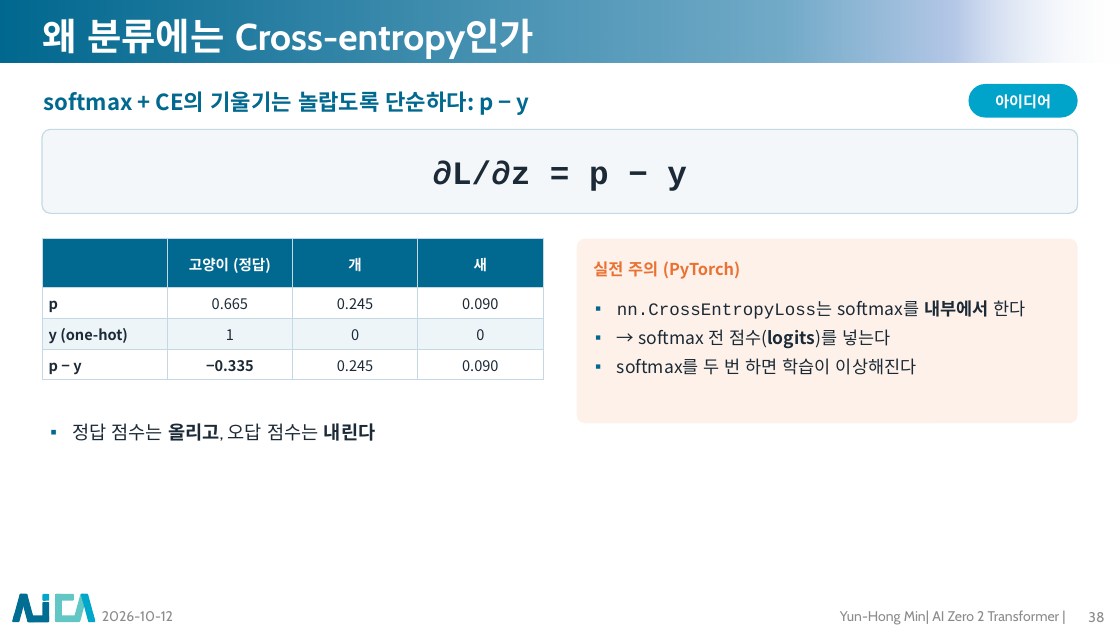
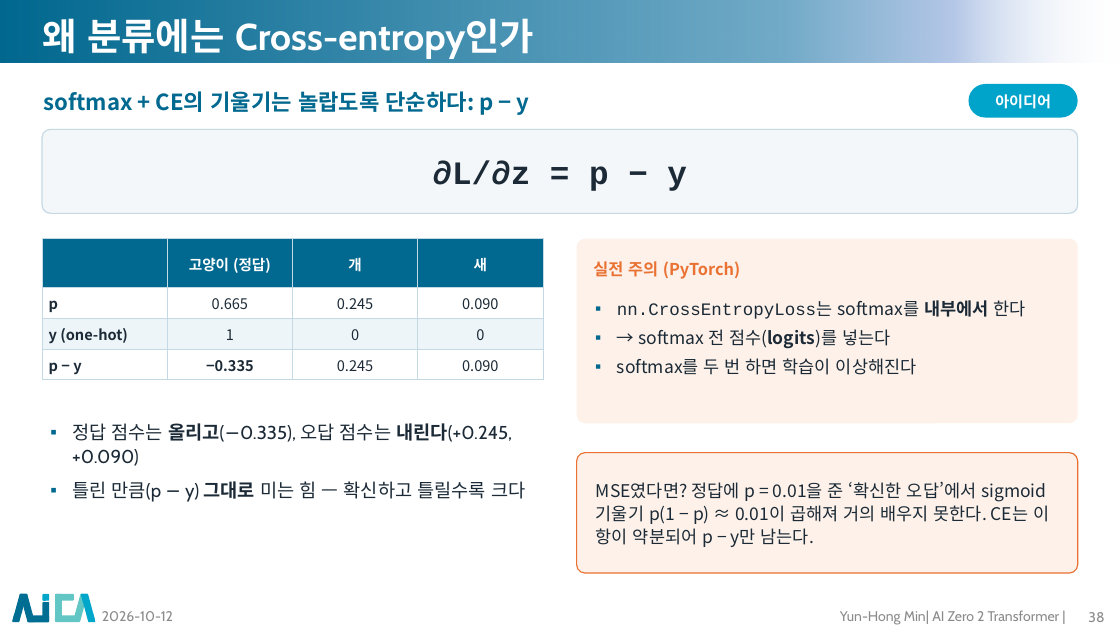
Before and after one commit to myunhh/AI-Zero-2-Transformers, a slide deck: slide 38 of lectures/week02_perceptron_to_mlp.pptx. Drawn at 1120x630 pixels with LibreOffice and Linux fonts; fonts in the diff are those of the drawing; background and template pictures are left out. Boxes give left, top, right and bottom in pixels: in the first picture for what was removed or moved away, otherwise in the second. Text is boxed around its words. In the diff, an @@ line names an element or a change of style, - is before the commit and + after.

```diff
--- a/lectures/week02_perceptron_to_mlp.pptx
+++ b/lectures/week02_perceptron_to_mlp.pptx
@@ text at box(72, 423, 525, 502): text changed @@
-▪ 정답 점수는 올리고, 오답 점수는 내린다
+▪ 정답 점수는 올리고(−0.335), 오답 점수는 내린다(+0.245, +0.090)
+▪ 틀린 만큼(p − y) 그대로 미는 힘 — 확신하고 틀릴수록 크다
@@ rounded rectangle added at box(577, 453, 1078, 573), fill #FDF1E9, outline #E97132 1 pt, 15 pt, text #1B2A36 @@
+MSE였다면? 정답에 p = 0.01을 준 ‘확신한 오답’에서 sigmoid 기울기 p(1 − p) ≈ 0.01이 곱해져 거의 배우지 못한다. CE는 이 항이 약분되어 p − y만 남는다.
```
Also in this commit, not shown: 29 other slides changed, 8 other files.
